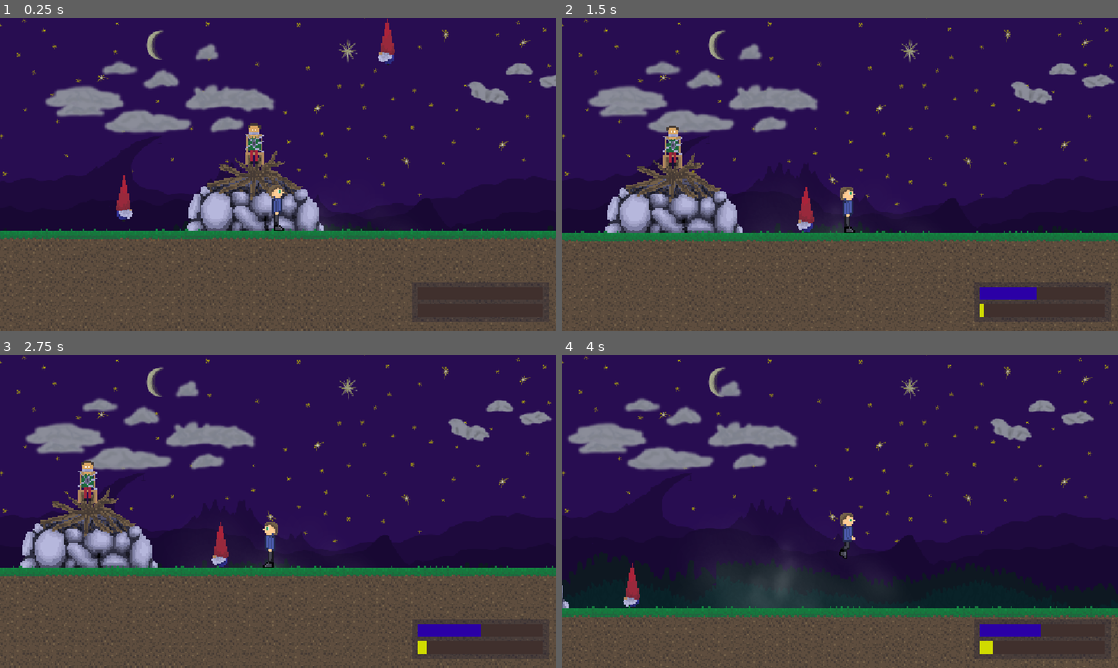
Above: before the commit, frames 1-4 (two rows, left to right).
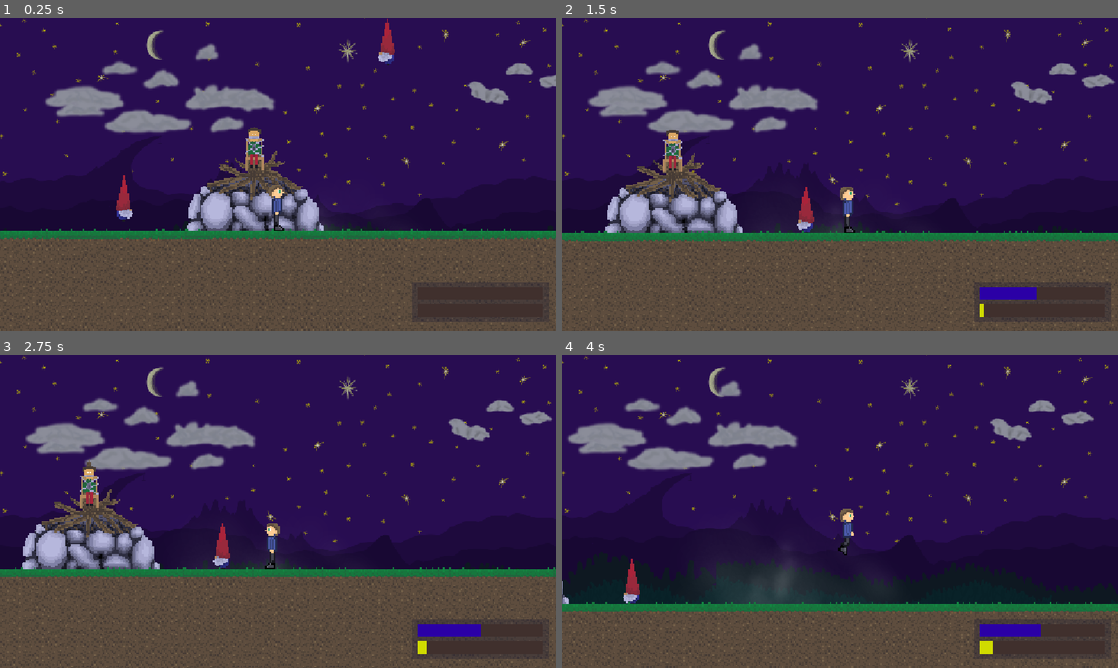
Above: after the commit, the same moments.

Repository: MyNameIs3rik/gnomes-piss-me-off
Game: Godot game, scene res://scenes/wolrd/wolrd.tscn
The game is run twice, just before and just after one commit, with the same random seed, the same clock (stepped at 60 frames per second) and the same inputs.
Inputs (mouse positions are in pixels of both pictures, inside the frame that each line leads up to):
- Up to frame 1 (0.25 s): no input
- Up to frame 2 (1.5 s): move the mouse to (962, 158) at 0.52 s; hold Q (Piss) 0.53-1.28 s; hold D (Right) from 0.53 s (still down); tap W (Up) at 0.77 s; move the mouse to (728, 190) at 1.27 s; right-click (728, 190) at 1.35 s
- Up to frame 3 (2.75 s): tap W (Up) at 1.52 s; move the mouse to (333, 442) at 2.02 s; release D (Right) at 2.03 s; hold A (Left) from 2.03 s (still down); hold Q (Piss) from 2.03 s (still down)
- Up to frame 4 (4 s): move the mouse to (812, 574) at 2.77 s; release A (Left) at 2.78 s; release Q (Piss) at 2.78 s; hold D (Right) from 2.78 s (still down); right-click (812, 574) at 2.85 s; tap W (Up) at 3.02, 3.77 s; move the mouse to (1006, 558) at 3.52 s; hold Q (Piss) from 3.53 s (still down)

The runs differ from the first frame. In frame 1, 0.3% of the frame differs, in the area x 44-48%, y 33-49%; in frame 2, 0.3%; in frame 3, 3.8%; in frame 4, 3.9%, in the area x 0-100%, y 21-100%.

Commit message:
added starting animation

Diff:
--- a/scenes/wolrd/pole.tscn
+++ b/scenes/wolrd/pole.tscn
@@ -1,5 +1,6 @@
 [gd_scene format=3 uid="uid://dj3vwu4lycb76"]
 
+[ext_resource type="Script" uid="uid://bvjxyrnll0v0p" path="res://scripts/world/pole.gd" id="1_1g8wv"]
 [ext_resource type="Texture2D" uid="uid://d4mp3rtl65pxk" path="res://assets/world/pole.png" id="1_iwvcn"]
 [ext_resource type="Texture2D" uid="uid://nljv2ev76d4k" path="res://assets/world/campfire.png" id="2_1g8wv"]
 [ext_resource type="Texture2D" uid="uid://x2edlp1e8oal" path="res://assets/world/friend.png" id="3_ywsqo"]
@@ -14,7 +15,7 @@
 tracks/0/interp = 2
 tracks/0/loop_wrap = true
 tracks/0/keys = {
-"times": PackedFloat32Array(2.1, 5.733333),
+"times": PackedFloat32Array(1.4333333, 5.733333),
 "transitions": PackedFloat32Array(1, 1),
 "update": 0,
 "values": [30.0, -100.0]
@@ -26,7 +27,7 @@
 tracks/1/interp = 2
 tracks/1/loop_wrap = true
 tracks/1/keys = {
-"times": PackedFloat32Array(2.1, 5.733333),
+"times": PackedFloat32Array(1.4333333, 5.733333),
 "transitions": PackedFloat32Array(1, 1),
 "update": 0,
 "values": [-60.0, -189.0]
@@ -35,13 +36,13 @@
 tracks/2/imported = false
 tracks/2/enabled = true
 tracks/2/path = NodePath("Pole:position:y")
-tracks/2/interp = 1
+tracks/2/interp = 2
 tracks/2/loop_wrap = true
 tracks/2/keys = {
-"times": PackedFloat32Array(1, 2.1),
-"transitions": PackedFloat32Array(1, 1),
+"times": PackedFloat32Array(0, 0.36666667, 1.4333333),
+"transitions": PackedFloat32Array(1, 1, 1),
 "update": 0,
-"values": [90.0, 70.0]
+"values": [50.0, 50.0, 25.0]
 }
 
 [sub_resource type="Animation" id="Animation_jxw3u"]
@@ -56,7 +57,7 @@
 "times": PackedFloat32Array(0),
 "transitions": PackedFloat32Array(1),
 "update": 1,
-"values": [82.0]
+"values": [40.0]
 }
 tracks/1/type = "value"
 tracks/1/imported = false
@@ -68,7 +69,7 @@
 "times": PackedFloat32Array(0),
 "transitions": PackedFloat32Array(1),
 "update": 1,
-"values": [-63.0]
+"values": [-60.0]
 }
 
 [sub_resource type="AnimationLibrary" id="AnimationLibrary_a0p57"]
@@ -81,13 +82,14 @@
 z_index = -1
 collision_layer = 0
 collision_mask = 16
+script = ExtResource("1_1g8wv")
 
 [node name="CollisionPolygon2D" type="CollisionPolygon2D" parent="." unique_id=1690173271]
 position = Vector2(5, -31)
 polygon = PackedVector2Array(-9, 4, 22, 4, 26, -1, 4, -14, -10, -14, -18, -9, -37, -2, -27, 3, -17, 1)
 
 [node name="Pole" type="Sprite2D" parent="." unique_id=415579532]
-position = Vector2(-1, 82)
+position = Vector2(-1, 40)
 texture = ExtResource("1_iwvcn")
 
 [node name="Campfire" type="Sprite2D" parent="." unique_id=819858374]
@@ -95,7 +97,7 @@
 texture = ExtResource("2_1g8wv")
 
 [node name="Friend" type="Sprite2D" parent="." unique_id=1886278579]
-position = Vector2(-1, -63)
+position = Vector2(-1, -60)
 texture = ExtResource("3_ywsqo")
 
 [node name="AnimationPlayer" type="AnimationPlayer" parent="." unique_id=1340237128]
--- a/scenes/wolrd/wolrd.tscn
+++ b/scenes/wolrd/wolrd.tscn
@@ -203,9 +203,20 @@
 position_smoothing_speed = 8.0
 script = ExtResource("15_o26f6")
 
-[node name="Gnome" parent="." unique_id=1972237894 instance=ExtResource("3_tjstc")]
+[node name="Entities" type="Node2D" parent="." unique_id=533292662]
+
+[node name="Gnome" parent="Entities" unique_id=1972237894 instance=ExtResource("3_tjstc")]
 position = Vector2(-91, 17)
 
-[node name="Gnome2" parent="." unique_id=1202956978 instance=ExtResource("3_tjstc")]
+[node name="Gnome2" parent="Entities" unique_id=1202956978 instance=ExtResource("3_tjstc")]
 position = Vector2(92, -91)
-scale = Vector2(-1, 1)
+rotation = 3.1415927
+scale = Vector2(1, -1)
+
+[node name="Helpers" type="Node2D" parent="." unique_id=570046090]
+
+[node name="Timer" type="Timer" parent="Helpers" unique_id=653069143]
+wait_time = 2.0
+one_shot = true
+
+[connection signal="timeout" from="Helpers/Timer" to="." method="_on_timer_timeout"]
--- /dev/null
+++ b/scripts/world/pole.gd
@@ -0,0 +1,4 @@
+extends Area2D
+
+func play_impale() -> void:
+	$AnimationPlayer.play("Impale")
--- a/scripts/world/wolrd.gd
+++ b/scripts/world/wolrd.gd
@@ -1 +1,8 @@
 extends Node2D
+
+func _ready():
+	$Helpers/Timer.start()
+
+func _on_timer_timeout():
+	$Player/Camera.start(6,3,0.25)
+	$Items/Pole.play_impale()
Not shown, added: scripts/world/pole.gd.uid
